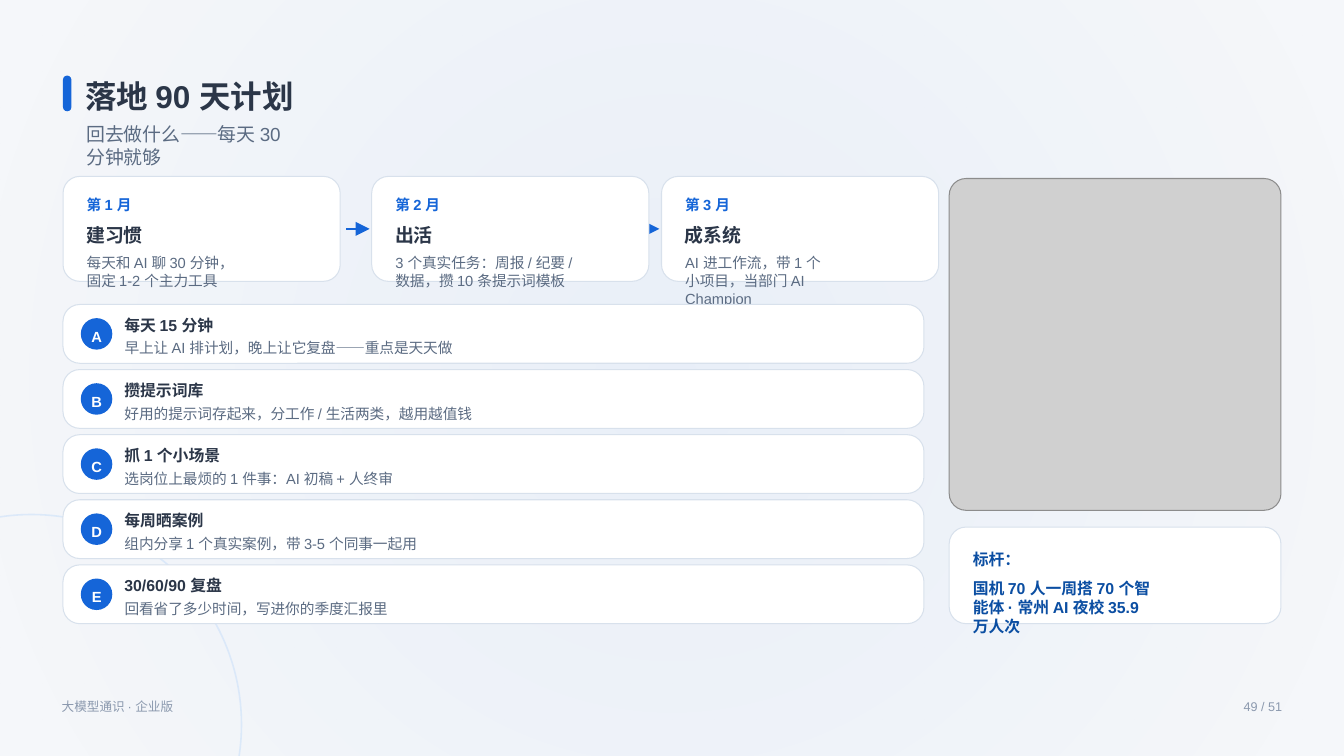
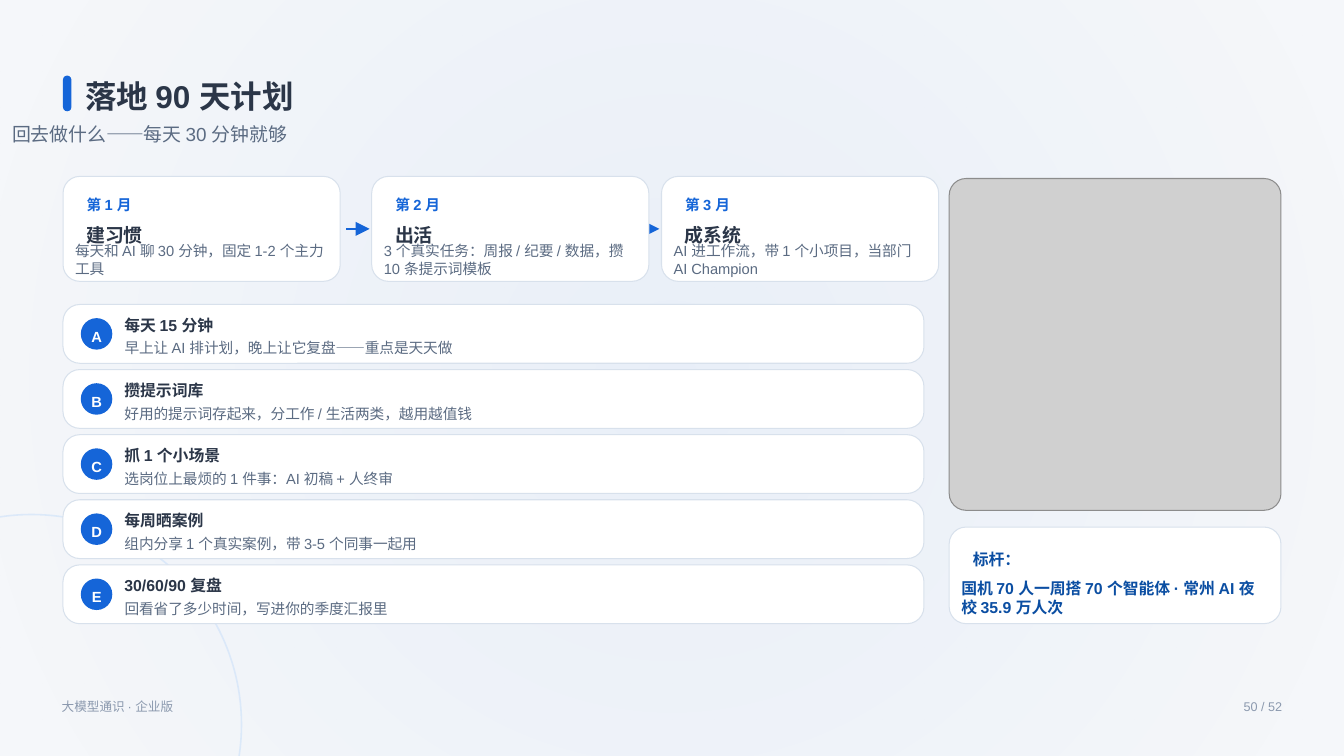
Before and after one commit to swift3000/qiyepinpeixun, a slide deck: slide 50 of 企业AI培训_交付包/初级课程_完整交付包/03_PPT课件/通用基础_PPT1_v3.pptx (slide 49 before the commit). Drawn at 1344x756 pixels with LibreOffice and Linux fonts; fonts in the diff are those of the drawing; grey boxes stand for pictures. Boxes give left, top, right and bottom in pixels: in the first picture for what was removed or moved away, otherwise in the second. Text is boxed around its words. In the diff, an @@ line names an element or a change of style, - is before the commit and + after.

```diff
--- a/企业AI培训_交付包/初级课程_完整交付包/03_PPT课件/通用基础_PPT1_v3.pptx
+++ b/企业AI培训_交付包/初级课程_完整交付包/03_PPT课件/通用基础_PPT1_v3.pptx
@@ text "回去做什么——每天 30 分钟就够" rewrapped from [86, 125, 281, 166] to [12, 125, 287, 143] @@
@@ text "每天和 AI 聊 30 分钟，固定 ..." rewrapped from [87, 255, 234, 287] to [75, 242, 324, 275] @@
@@ text "3 个真实任务：周报 / 纪要 / ..." rewrapped from [395, 255, 565, 287] to [384, 242, 623, 275] @@
@@ text "AI 进工作流，带 1 个小项目，当部门 AI ..." rewrapped from [685, 256, 821, 288] to [674, 242, 912, 277] @@
@@ text "国机 70 人一周搭 70 个智能体 ..." rewrapped from [973, 580, 1151, 634] to [961, 578, 1255, 615] @@
@@ text at [1244, 702, 1282, 711]: text changed @@
-49 / 51
+50 / 52
```
Also in this commit, not shown: 41 other slides changed, 1 slide added.
